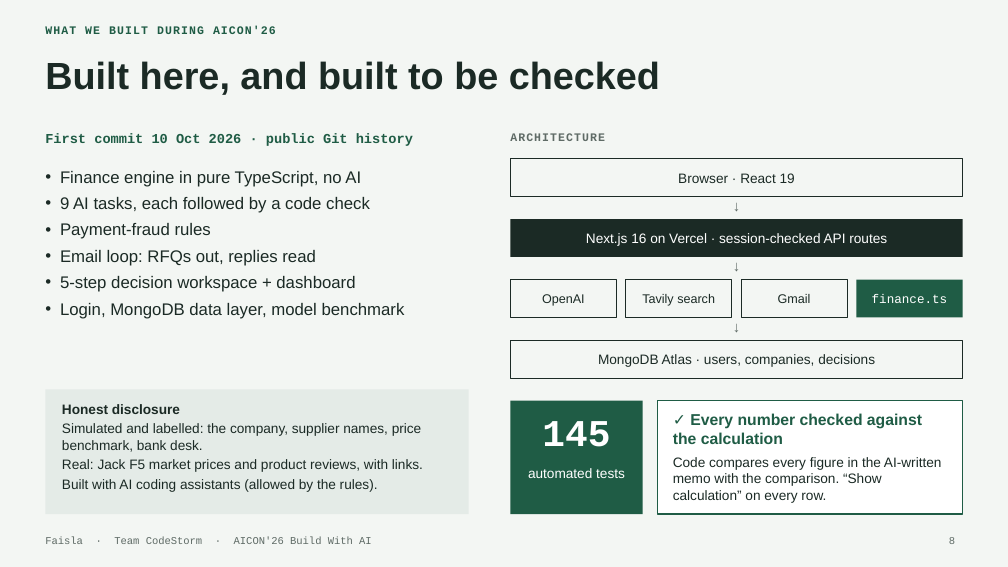
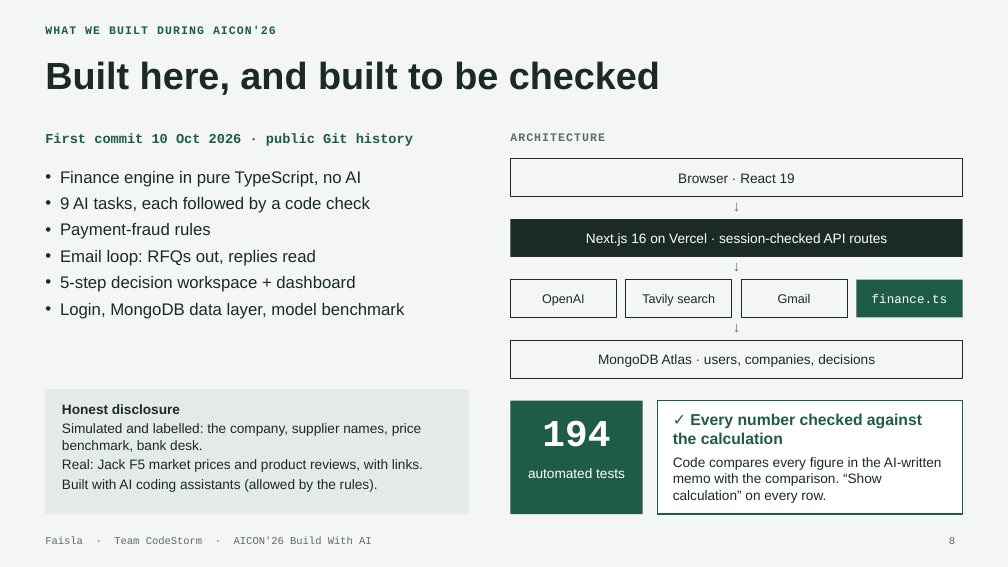
Before and after one commit to NotHamxa/faisla, a slide deck: slide 8 of docs/Faisla-Presentation.pptx. Drawn at 1008x567 pixels with LibreOffice and Linux fonts; fonts in the diff are those of the drawing. Boxes give left, top, right and bottom in pixels: in the first picture for what was removed or moved away, otherwise in the second. Text is boxed around its words. In the diff, an @@ line names an element or a change of style, - is before the commit and + after.

```diff
--- a/docs/Faisla-Presentation.pptx
+++ b/docs/Faisla-Presentation.pptx
@@ text at box(542, 420, 610, 447): text changed @@
-145
+194
```
Also in this commit, not shown: 1 other slide changed, 3 other files.
